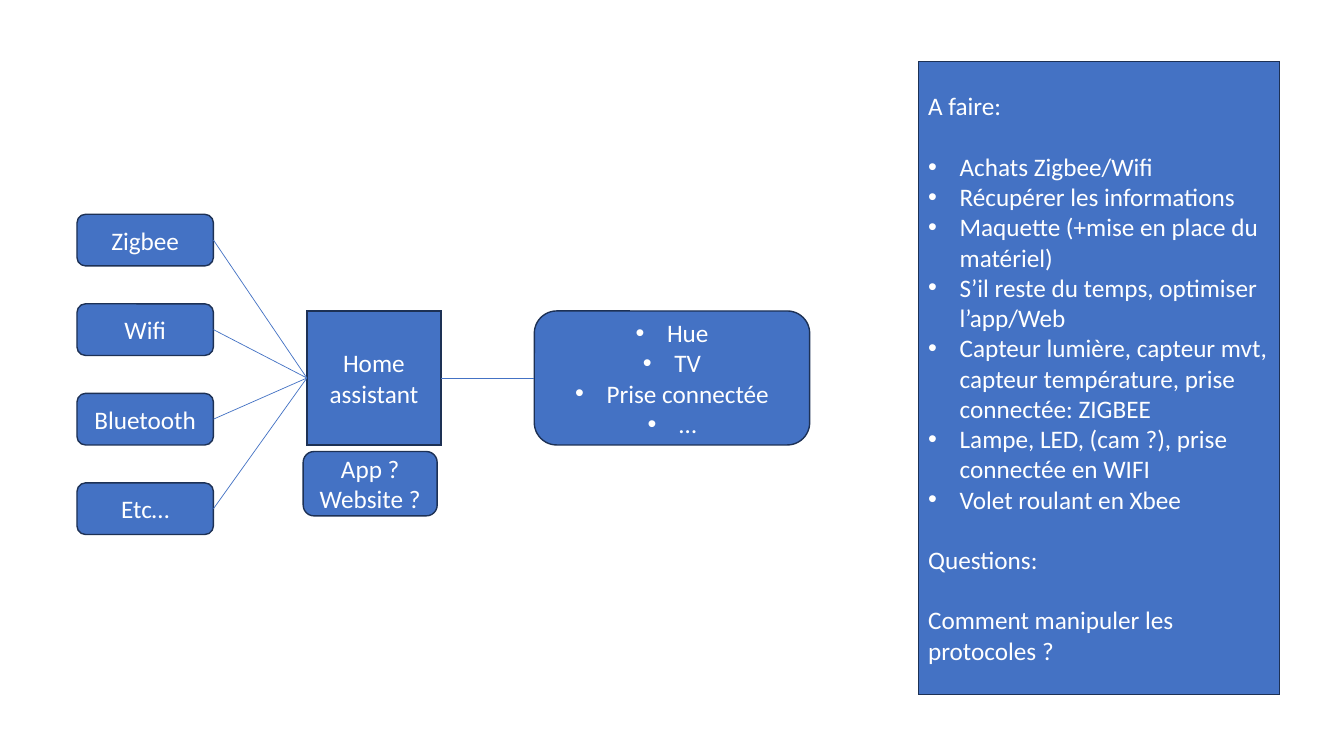
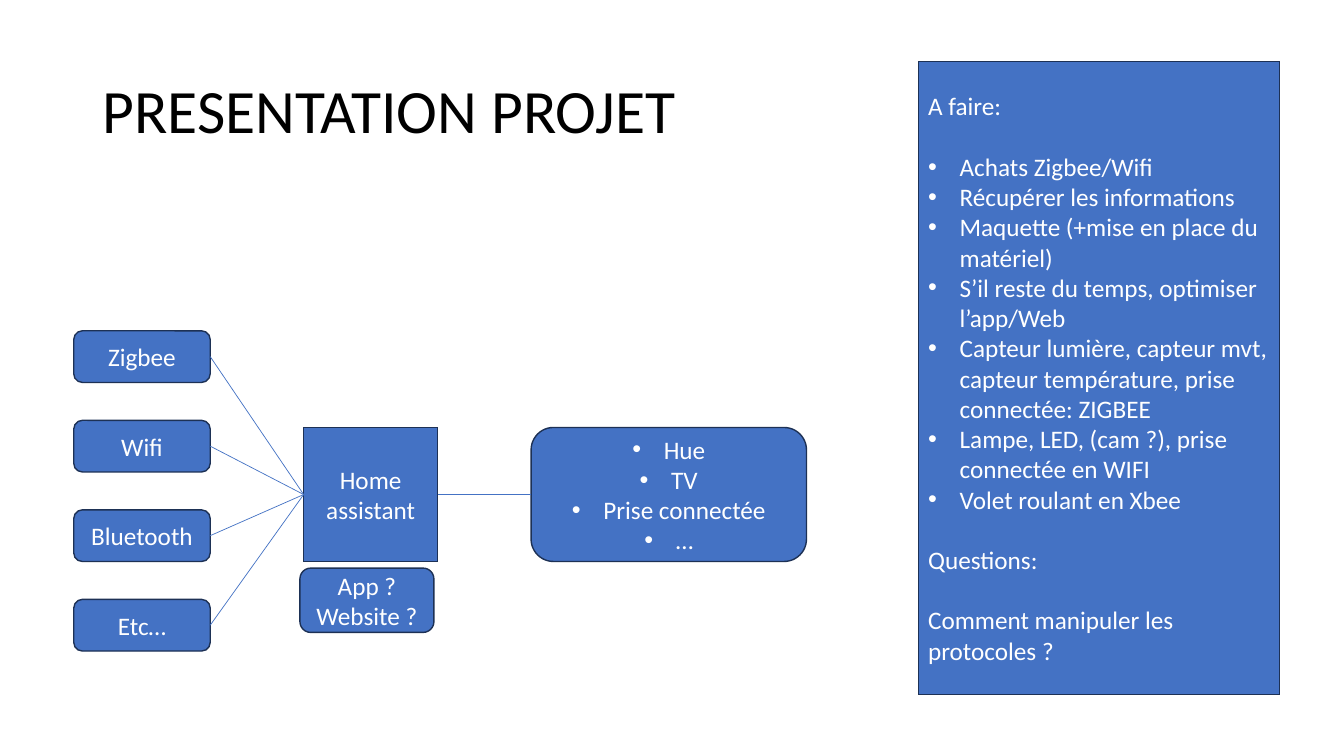
Before and after one commit to LeoPlc/Projet-3A, a slide deck: slide 1 of work folder/Schémas.pptx. Drawn at 1344x756 pixels with LibreOffice and Linux fonts; fonts in the diff are those of the drawing. Boxes give left, top, right and bottom in pixels: in the first picture for what was removed or moved away, otherwise in the second. Text is boxed around its words. In the diff, an @@ line names an element or a change of style, - is before the commit and + after.

```diff
--- a/work folder/Schémas.pptx
+++ b/work folder/Schémas.pptx
@@ title added at [102,93,675,134], 44 pt, text #000000 @@
+PRESENTATION PROJET
@@ 6 rounded rectangles, 5 lines, 1 rectangle: place and size @@
-6 rounded rectangles, 5 lines, 1 rectangle at [77,215,810,534]
+6 rounded rectangles, 5 lines, 1 rectangle at [74,331,807,651]
```
Also in this commit, not shown: 1 slide added, 3 other files.
